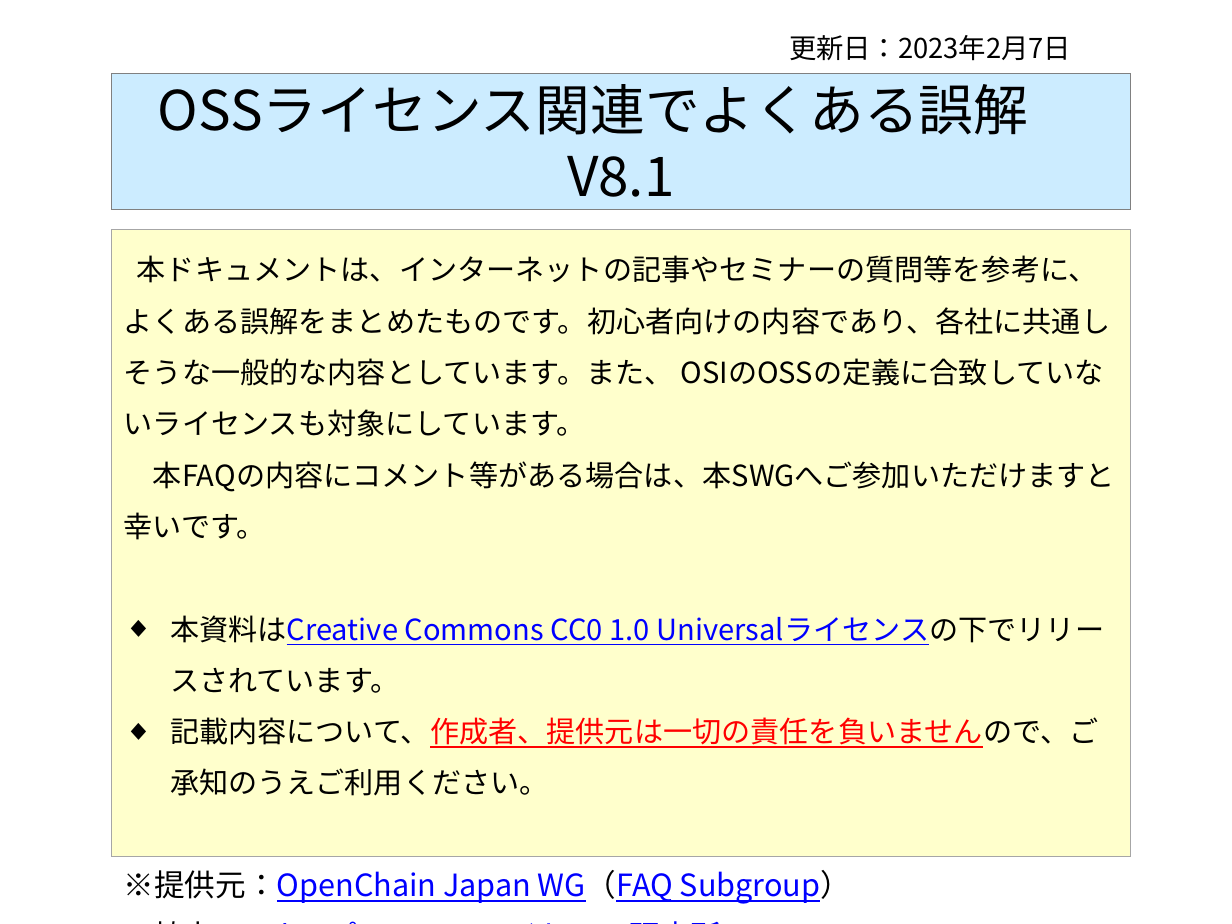
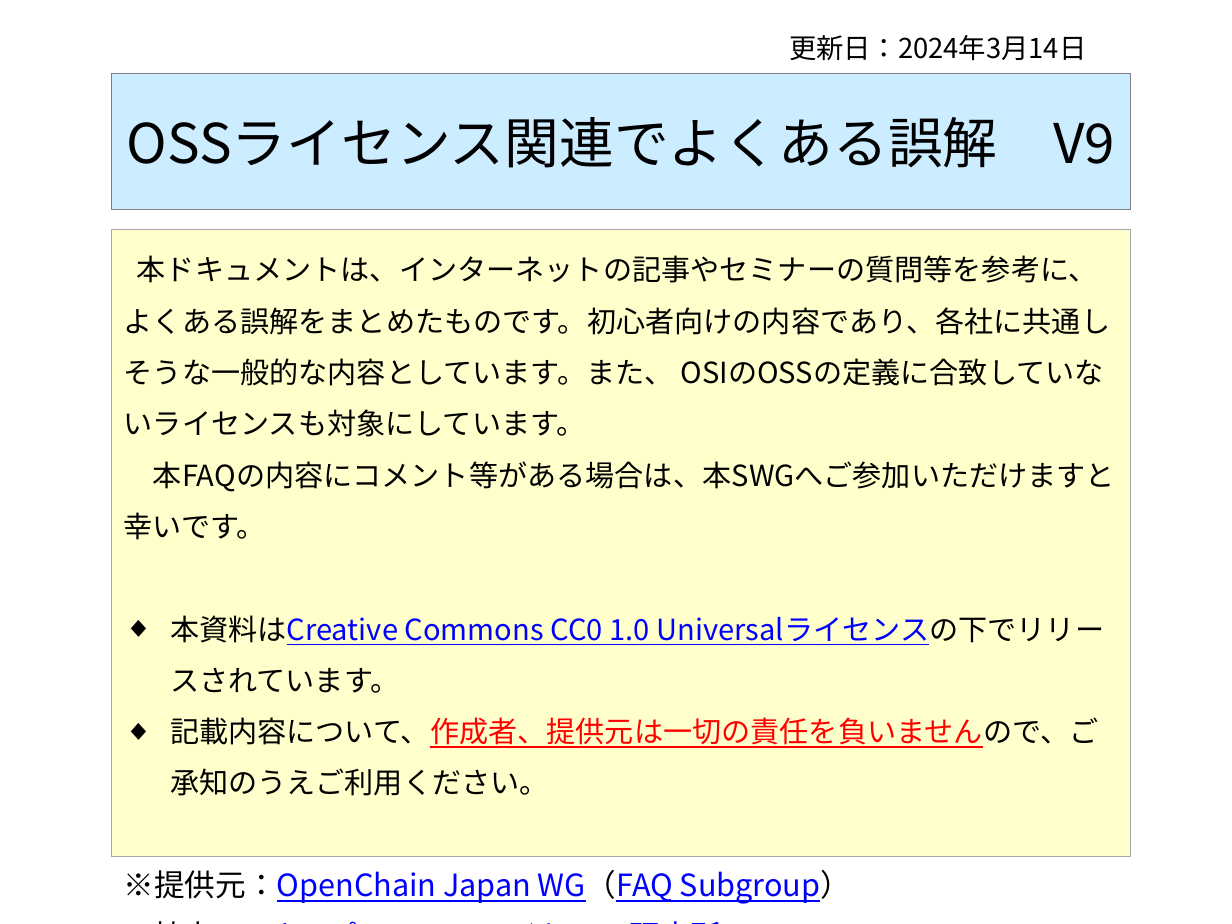
Before and after one commit to OpenChain-Project/OpenChain-JWG, a slide deck: slide 1 of Education_Material/FAQ/OSSライセンス関連でよくある誤解_CC0.pptx. Drawn at 1232x924 pixels with LibreOffice and Linux fonts; fonts in the diff are those of the drawing. Boxes give left, top, right and bottom in pixels: in the first picture for what was removed or moved away, otherwise in the second. Text is boxed around its words. In the diff, an @@ line names an element or a change of style, - is before the commit and + after.

```diff
--- a/Education_Material/FAQ/OSSライセンス関連でよくある誤解_CC0.pptx
+++ b/Education_Material/FAQ/OSSライセンス関連でよくある誤解_CC0.pptx
@@ text at <box>789,35,1086,61</box>: text changed @@
-更新日：2023年2月7日
+更新日：2024年3月14日
@@ title at <box>127,117,1115,168</box>: text changed @@
-OSSライセンス関連でよくある誤解 V8.1
+OSSライセンス関連でよくある誤解 V9
```
Also in this commit, not shown: 2 other slides changed, 6 slides added, 1 other file.
